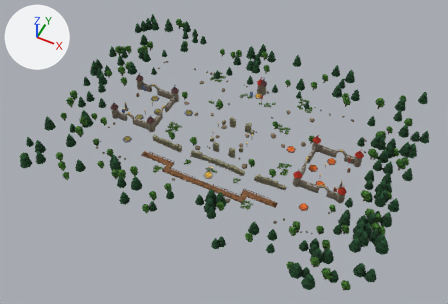
An edit to the glTF model assets/maps/heights.glb, drawn before and after from the same camera.
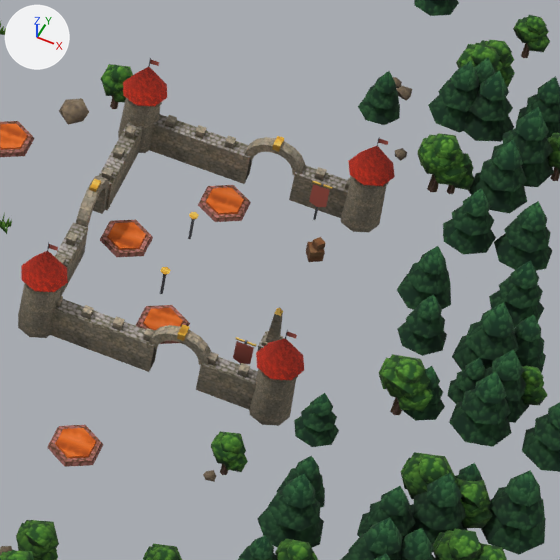
The first picture shows the older version from a camera (50 mm lens) standing at (107.5, -161.4, 159.4) and looking at (43.8, -34.2, 0.2). The close-ups show the older and then the newer version on the part from 65% to 88% of the width and 41% to 75% of the height of that picture. Only the edits that show in the close-ups are written down. Every picture has the same lights, and +X, +Y and +Z are marked at upper left. Vertices at exactly the same position are counted once.

Objects in the first close-up: 'Props' and 1 more.
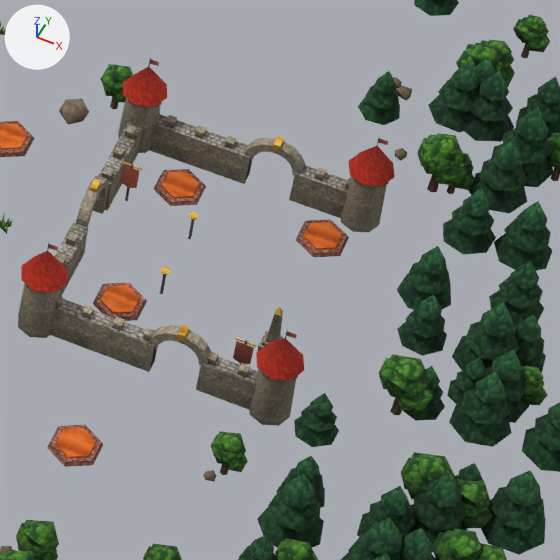
Diff of the bpy script that builds the scene:
```diff
--- a/assets/maps/heights.glb.py
+++ b/assets/maps/heights.glb.py
@@ me_props @@
 me_props.from_pydata(...)  # 16074 vertices, 24648 faces; spans x -17.5..105.9, y -73.8..17.5, z -1.1..10.9
 # used by ob_props; location = (0.0, 0.0, 0.0)
+# me_props part 1: the loose piece of 12 vertices spanning x 77.0..80.0, y -24.2..-20.8, z 1.0..1.2 is moved by (-3.0, 0.0, 0.0)
+# me_props part 2: the loose piece of 12 vertices spanning x 77.0..80.0, y -35.2..-31.8, z 1.0..1.2 is moved by (-3.0, 0.5, 0.0)
+# me_props part 3: the loose piece of 12 vertices spanning x 72.5..75.5, y -29.7..-26.3, z 1.0..1.2 is moved by (11.0, 5.5, 0.0)
+# me_props part 4: the loose piece of 8 vertices spanning x 84.4..85.6, y -24.6..-23.4, z 0.9..1.8 is turned -21.7 degrees about the z axis through its middle, then moved by (1.0, -10.5, 0.0)
+# me_props part 5: the loose piece of 8 vertices spanning x 84.7..85.5, y -24.3..-23.6, z 1.8..2.4 is turned -21.7 degrees about the z axis through its middle, then moved by (1.0, -10.5, 0.0)
+# me_props part 6: the loose piece of 5 vertices spanning x 83.4..84.6, y -21.1, z 2.1..4.0 is moved by (-11.2, -3.8, 0.0)
+# me_props part 7: the loose piece of 8 vertices spanning x 83.3..84.7, y -21.0, z 4.0..4.2 is moved by (-11.2, -3.8, 0.0)
+# me_props part 8: the loose piece of 12 vertices spanning x 77.4..79.6, y -23.8..-21.2, z 1.2..1.3 is moved by (-3.0, 0.0, 0.0)
+# me_props part 9: the loose piece of 12 vertices spanning x 77.4..79.6, y -34.8..-32.2, z 1.2..1.3 is moved by (-3.0, 0.5, 0.0)
+# me_props part 10: the loose piece of 12 vertices spanning x 72.9..75.1, y -29.2..-26.8, z 1.2..1.3 is moved by (11.0, 5.5, 0.0)
+# me_props part 11: the loose piece of 8 vertices spanning x 83.9..84.1, y -21.1..-20.9, z 0.8..4.2 is moved by (-11.2, -3.8, 0.0)
 me_props.materials.append(mat_cobble)
```

Location of each change, [x1, y1, x2, y2] in pixels of the close-ups (560 x 560 px; the box of a moved part takes in the faces that stretch with it):
part 1 of me_props, moved or reshaped: before [198, 185, 251, 222]; after [154, 169, 206, 206]
part 2 of me_props, moved or reshaped: before [136, 305, 190, 344]; after [93, 283, 147, 321]
part 3 of me_props, moved or reshaped: before [100, 219, 153, 257]; after [296, 220, 349, 257]
part 4 of me_props, moved or reshaped (not visible afterwards): before [306, 242, 325, 262]
part 5 of me_props, moved or reshaped (not visible afterwards): before [312, 237, 325, 251]
part 6 of me_props, moved or reshaped: before [309, 184, 330, 207]; after [120, 165, 139, 188]
part 7 of me_props, moved or reshaped: before [312, 181, 333, 189]; after [122, 161, 142, 170]
part 8 of me_props, moved or reshaped: before [206, 187, 244, 215]; after [161, 172, 200, 199]
part 9 of me_props, moved or reshaped: before [143, 308, 183, 331]; after [100, 285, 140, 314]
part 10 of me_props, moved or reshaped: before [107, 222, 146, 250]; after [303, 222, 342, 250]
part 11 of me_props, moved or reshaped: before [313, 183, 324, 220]; after [125, 164, 134, 201]
